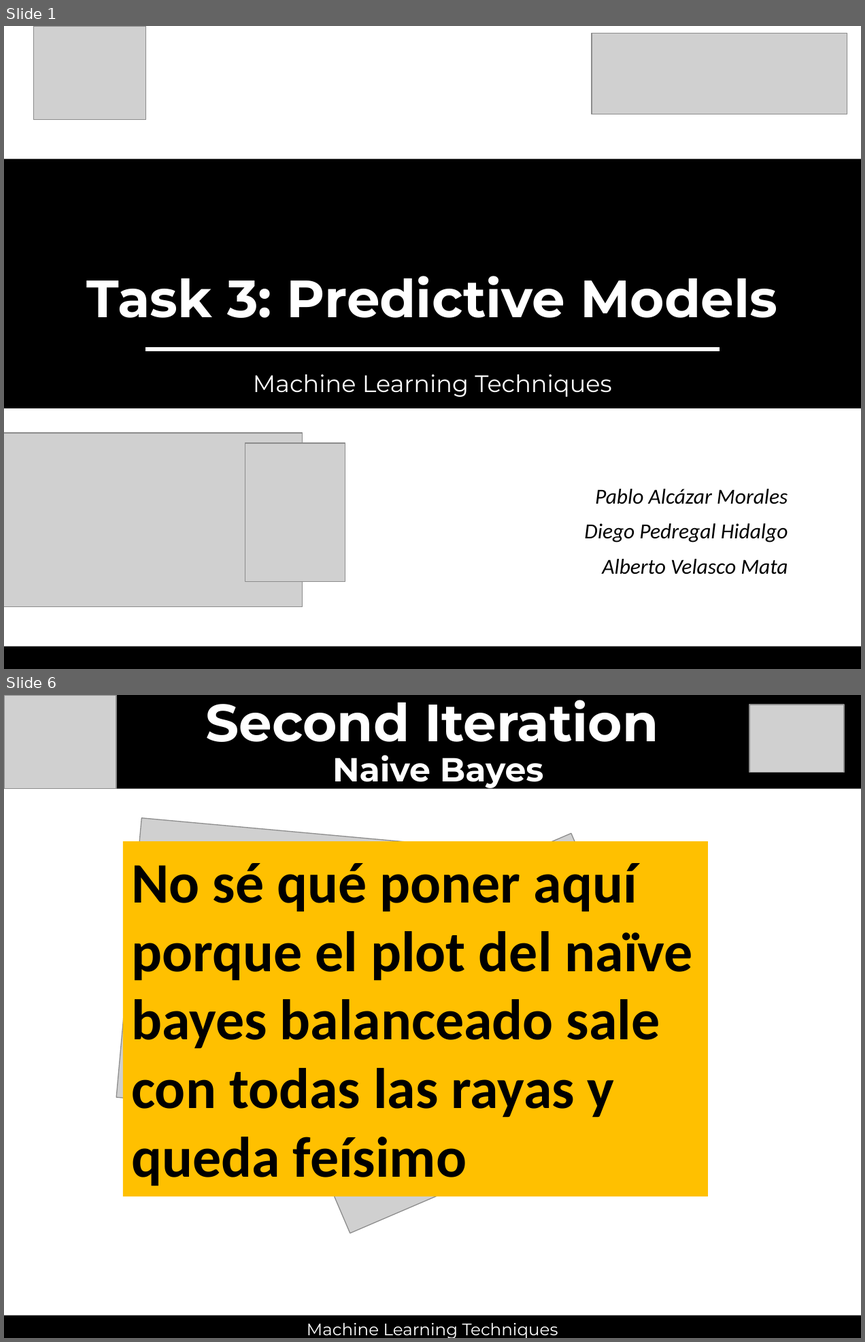
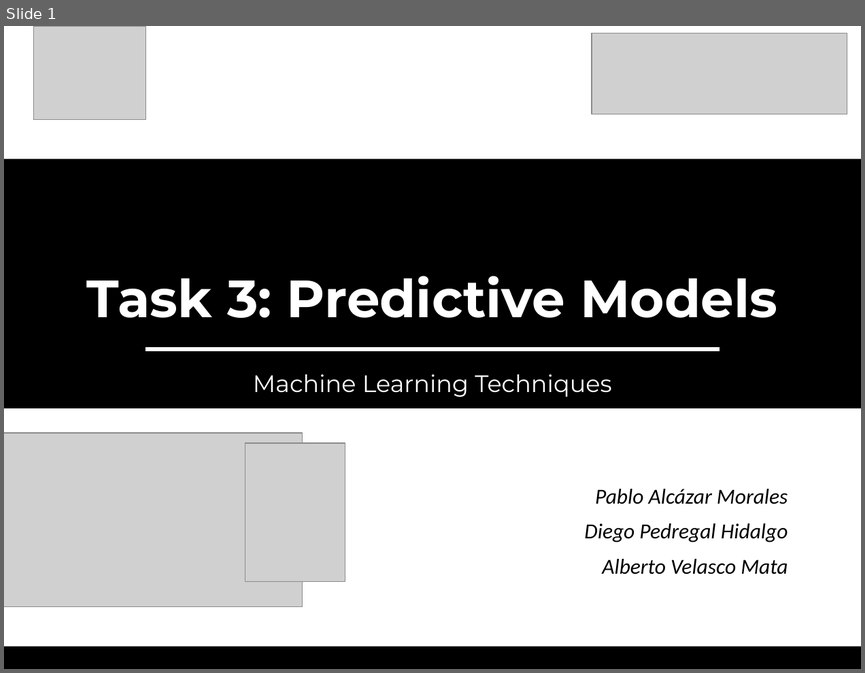
Before and after one commit to thmasker/ML_lab, a slide deck: Task3/doc/Task3.pptx. Shown one above the other, each under a label of ours: slides 1 and 6 before the commit, slide 1 after it; the slides between them are not shown. The pictures are 865x1342 and 865x673 pixels, drawn with LibreOffice and Linux fonts; fonts in the diff are those of the drawing; grey boxes stand for pictures. Boxes give left, top, right and bottom in pixels: in the first picture for what was removed or moved away, otherwise in the second. Text is boxed around its words. In the diff, an @@ line names an element or a change of style, - is before the commit and + after.

```diff
--- a/Task3/doc/Task3.pptx
+++ b/Task3/doc/Task3.pptx
@@ slide 6 removed at bbox=[4, 695, 861, 1338], background #FFFFFF @@
@@ rectangle removed at bbox=[4, 695, 861, 788] @@
@@ picture removed at bbox=[4, 695, 116, 788] @@
@@ text removed at bbox=[206, 700, 658, 742] @@
-Second Iteration
@@ picture removed at bbox=[749, 705, 844, 772] @@
@@ text removed at bbox=[332, 755, 544, 790] @@
-Naive Bayes
@@ picture removed at bbox=[116, 818, 498, 1130] @@
@@ picture removed at bbox=[239, 833, 681, 1233] @@
@@ rectangle removed at bbox=[123, 841, 708, 1196] @@
-No sé qué poner aquí porque el plot del naïve bayes balanceado sale con todas las rayas y queda feísimo
@@ line removed from (145, 1018) to (719, 1018) @@
@@ rectangle removed at bbox=[4, 1315, 861, 1338] @@
@@ text removed at bbox=[307, 1322, 558, 1338] @@
-Machine Learning Techniques
```
Also in this commit, not shown: 3 slides changed, 6 slides added, 4 other slides removed.
